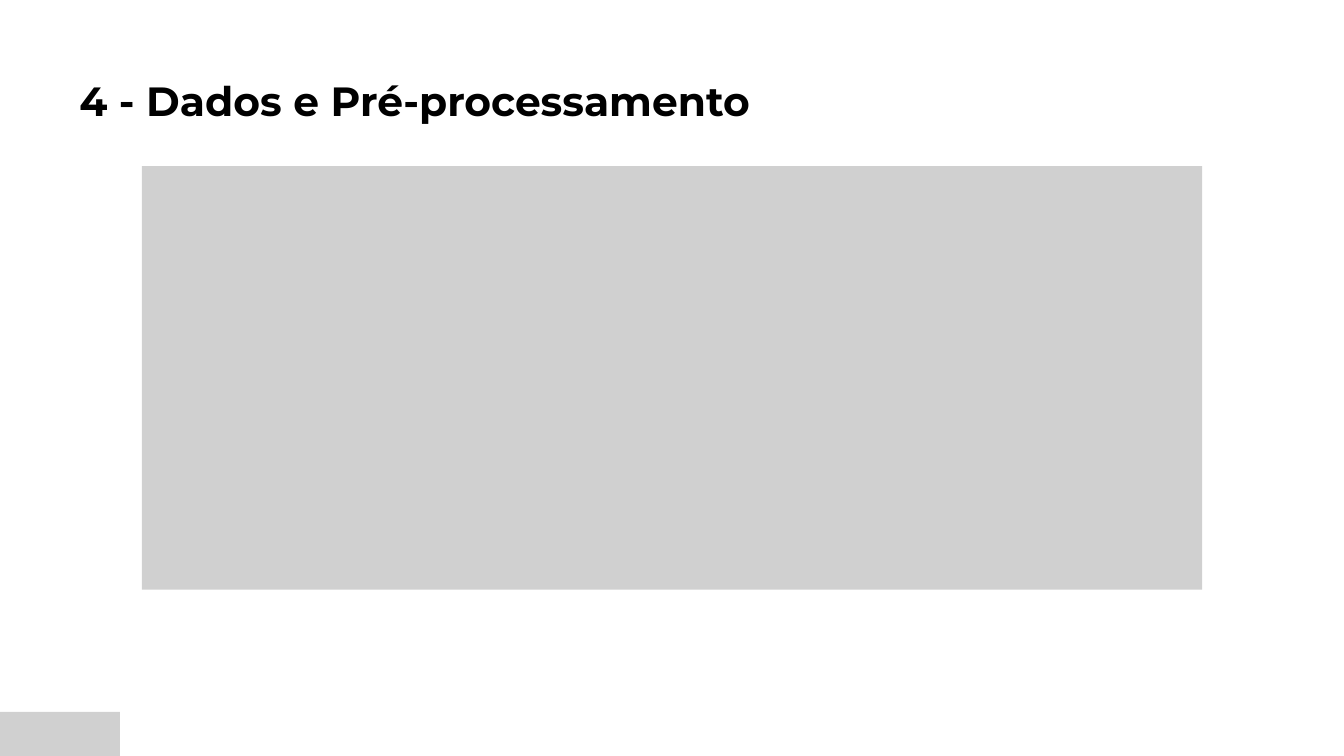
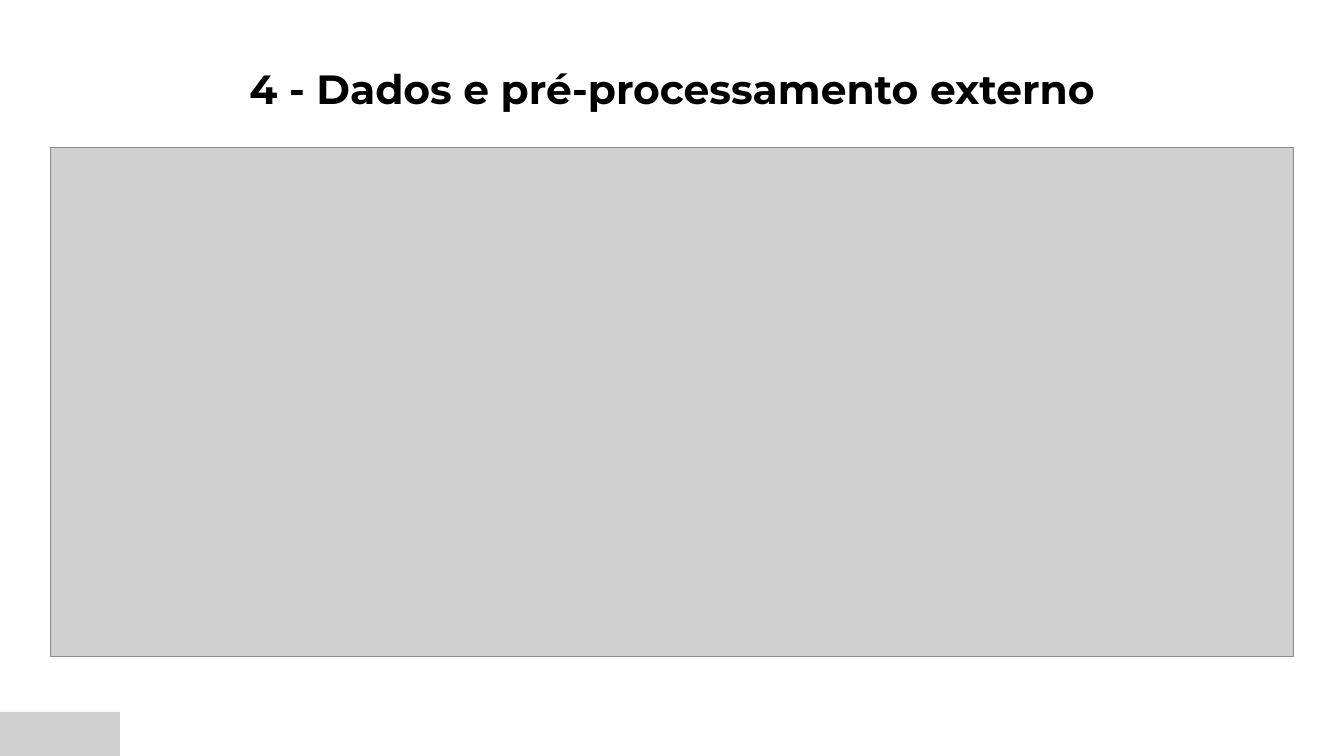
Before and after one commit to GoncaloGarranha/drug-recommender-system, a slide deck: slide 4 of docs/deliverables/TFM-fase-desenvolvimento.pptx. Drawn at 1344x756 pixels with LibreOffice and Linux fonts; fonts in the diff are those of the drawing; grey boxes stand for pictures. Boxes give left, top, right and bottom in pixels: in the first picture for what was removed or moved away, otherwise in the second. Text is boxed around its words. In the diff, an @@ line names an element or a change of style, - is before the commit and + after.

```diff
--- a/docs/deliverables/TFM-fase-desenvolvimento.pptx
+++ b/docs/deliverables/TFM-fase-desenvolvimento.pptx
@@ text at [249,73,1095,112]: text changed @@
-4 - Dados e Pré‑processamento
+4 - Dados e pré‑processamento externo
@@ picture: place and size @@
-picture at [142,166,1202,589]
+picture at [50,147,1294,657]
```
Also in this commit, not shown: 1 other slide changed, 1 slide added, 1 slide removed, 42 other files.
